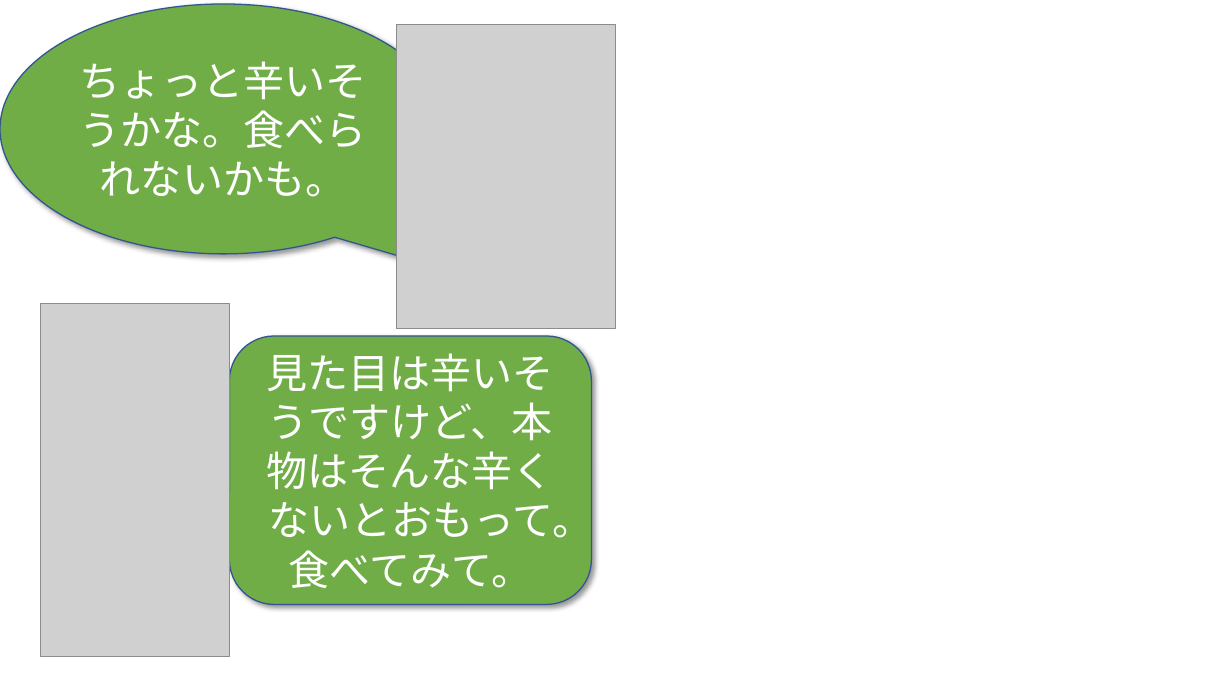
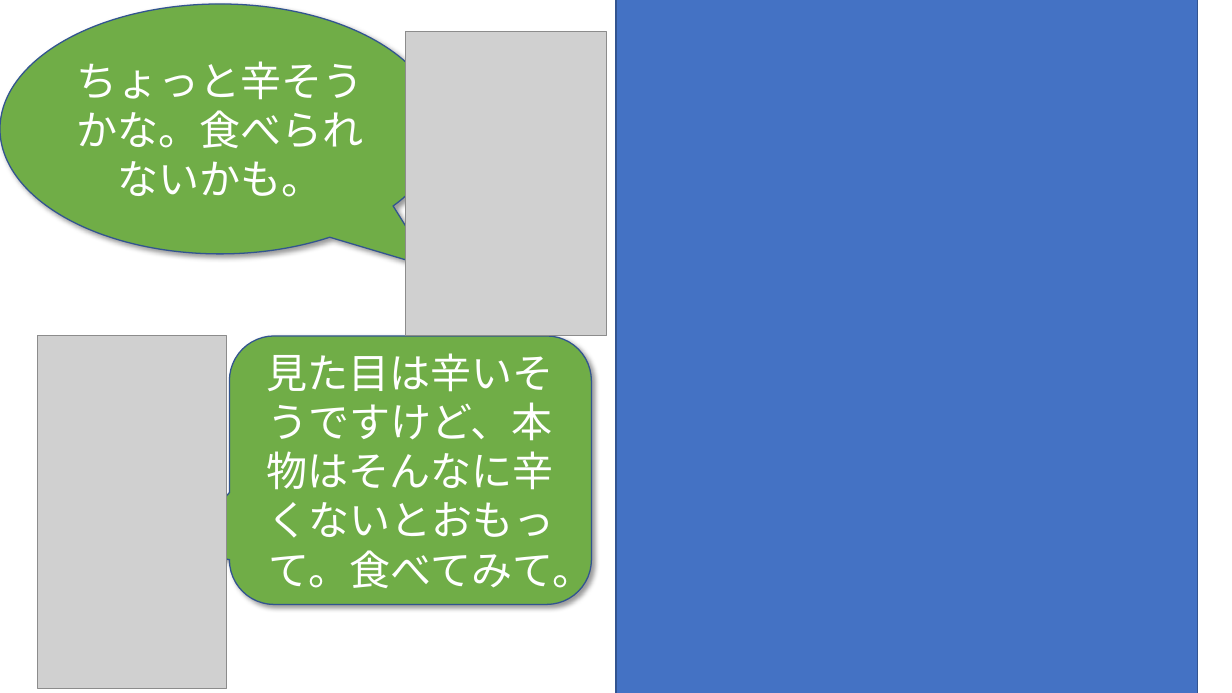
Before and after one commit to phuchung97/phuchung97.github.io, a slide deck: slide 23 of design/story.pptx. Drawn at 1232x693 pixels with LibreOffice and Linux fonts; fonts in the diff are those of the drawing; grey boxes stand for pictures; background and template pictures are left out. Boxes give left, top, right and bottom in pixels: in the first picture for what was removed or moved away, otherwise in the second. Text is boxed around its words. In the diff, an @@ line names an element or a change of style, - is before the commit and + after.

```diff
--- a/design/story.pptx
+++ b/design/story.pptx
@@ speech bubble "ちょっと辛そうかな。食べられないかも。": place and size @@
-speech bubble "ちょっと辛そうかな。食べられないかも。" at bbox=[0, 4, 446, 253]
+speech bubble "ちょっと辛そうかな。食べられないかも。" at bbox=[0, 4, 440, 253]
@@ rectangle added at bbox=[616, 0, 1198, 693], fill #4472C4, outline #325491 1 pt @@
@@ picture: place and size @@
-picture at bbox=[396, 25, 616, 329]
+picture at bbox=[406, 31, 607, 335]
@@ text in speech bubble at bbox=[76, 61, 364, 197]: text changed @@
-ちょっと辛いそうかな。食べられないかも。
+ちょっと辛そうかな。食べられないかも。
@@ picture: place and size @@
-picture at bbox=[41, 303, 229, 656]
+picture at bbox=[38, 335, 226, 689]
@@ text in rounded speech box at bbox=[267, 353, 594, 596]: text changed @@
-見た目は辛いそうですけど、本物はそんな辛くないとおもって。食べてみて。
+見た目は辛いそうですけど、本物はそんなに辛くないとおもって。食べてみて。
```
Also in this commit, not shown: 19 other slides changed, 20 other files.
